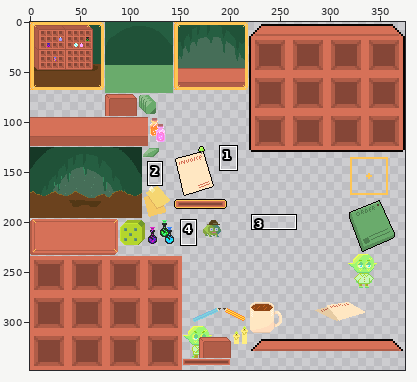
Sprite sheet: assets/sprites/play_sheet.png. Above, an overview of the earlier version with the close-up marked.
Close-up. Old version:
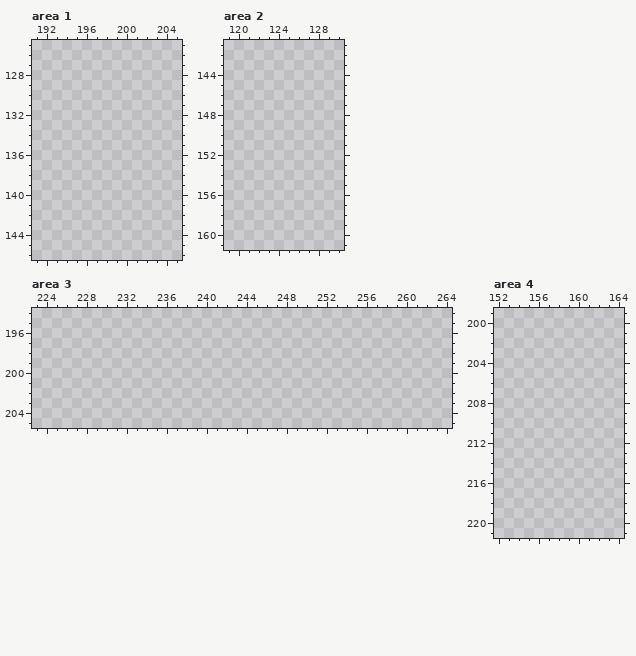
The file is 318x319 pixels. Colours within 5 levels of each other are drawn and written as one. Shown: area 1: x 191..205, y 125..146; area 2: x 119..130, y 141..161; area 3: x 223..264, y 194..205; area 4: x 152..164, y 199..221. The old version is drawn lined up with the new one. The commit also changed other parts of the picture, which this record leaves out.
And afterwards:
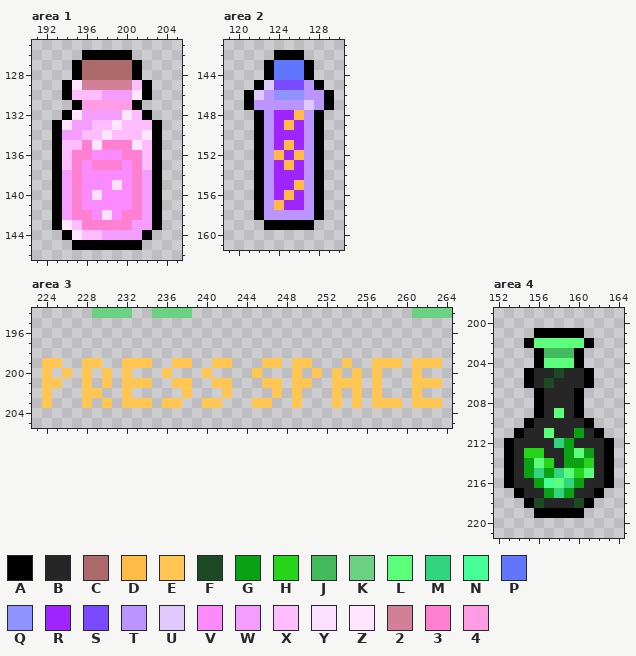
Palette (. is transparent): A #000000  B #262626  C #ad6a6a  D #ffbb45  E #ffc654  F #1b4a24  G #0ba115  H #26d419  J #43ba5b  K #6dd184  L #5cff7c  M #33d47e  N #45ff96  P #6176ff  Q #8f93ff  R #a024ff  S #7a4aff  T #bb94ff  U #dfc9ff  V #fb8aff  W #f59cff  X #ffbdfd  Y #fce0ff  Z #ffe6fe  2 #d18098  3 #ff80d0  4 #ff9ce4
Change:
canvas 318x319 -> 375x348; drawings rearranged on the sheet (the old picture shows each at its new place; 2 dropped ones are not shown)
Changed rows in their new state; - is an unchanged pixel.
Area 1:
first column x 193:
126 ---AAAAA---
127 --ACCCCCA--
128 --ACCCCCA--
129 -AZ22222XA-
130 -AXXXWWWZA-
131 --A44444A--
132 -AZWWWWZXA-
133 AZWWXXZXXXA
134 AWWXXZXXXZA
135 AXX3Z333ZXA
136 AX33VVV33XA
137 AX3V333V3XA
138 AW3VVVVV3WA
139 AW3VVVYV3WA
140 AW3VYVVV3WA
141 AW3VVVVV3WA
142 AW33VYV33WA
143 AZX33333WWA
144 -AZXXWWWWA-
145 --AAAAAAA--
Area 2:
first column x 121:
142 ---AAA---
143 --APPPA--
144 --APPPA--
145 -AUSSSTA-
146 AUTQQQTTA
147 ATTTTTUTA
148 -ATRRDTA-
149 -ATRDRTA-
150 -ATRRRTA-
151 -ATRDRTA-
152 -ATDRDTA-
153 -ATRDRTA-
154 -ATRRRTA-
155 -ATRRDTA-
156 -ATRDRTA-
157 -ATDRRTA-
158 -ATTTTTA-
159 --AAAAA--
Area 3:
first column x 229:
194 KKKK--KKKK----------------------KKKK
first column x 224:
199 EE--EE--EEE--EE--EE---EE-EE---E--EEE-EEE
200 E-E-E-E-E---E---E----E---E-E-E-E-E---E--
201 EE--E-E-EEE--EE--EE---EE-EE--EEE-E---EEE
202 E---EE--E-----E---E----E-E---E-E-E---E--
203 E---E-E-EEE-EE--EE---EE--E---E-E-EEE-EEE
Area 4:
first column x 153:
201 ---AAAAA---
202 --ALLLLLA--
203 ---AJJJA---
204 ---ALLLA---
205 --ABBFBBA--
206 --ABFBBBA--
207 ---ABBBA---
208 ---ABBBA---
209 ---ABLBA---
210 --ABBBBBA--
211 -ABBLBBGBA-
212 ABBBBMGBBBA
213 ABHHBBGLGBA
214 ABGLHBGGHBA
215 ABGMGMLHLBA
216 ABBGNLMGBBA
217 -ABBGMGBBA-
218 --AFBBBFA--
219 ---AAAAA---
Pixel boxes of the changes (left, top, right, bottom) in both close-ups:
added: (52, 50, 162, 250)
added: (244, 50, 334, 230)
added: (42, 308, 452, 408)
added: (504, 328, 614, 518)
